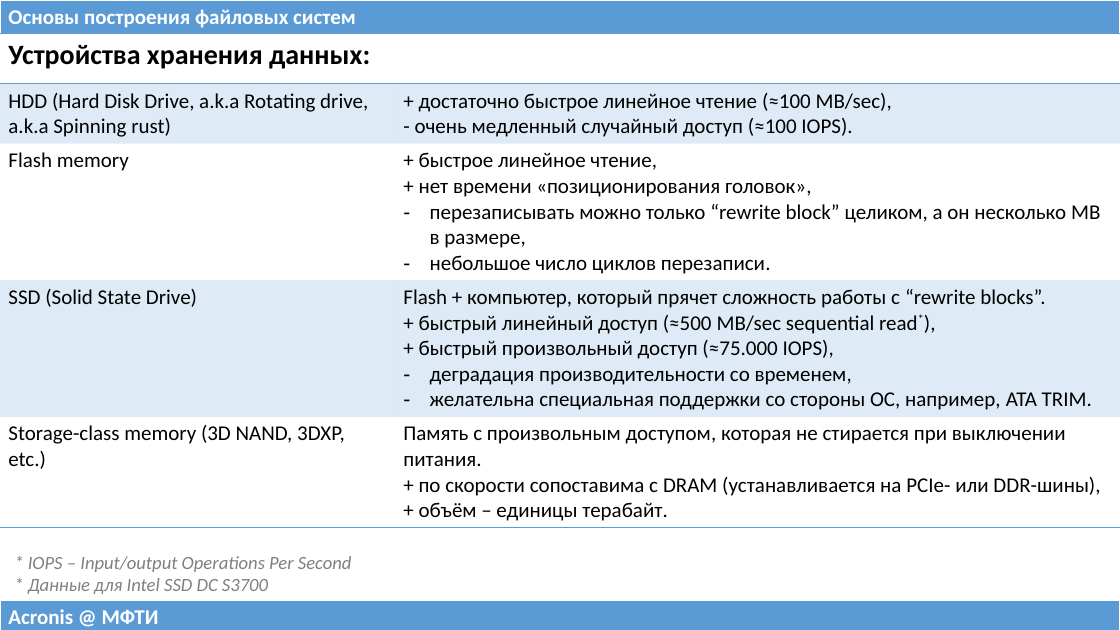
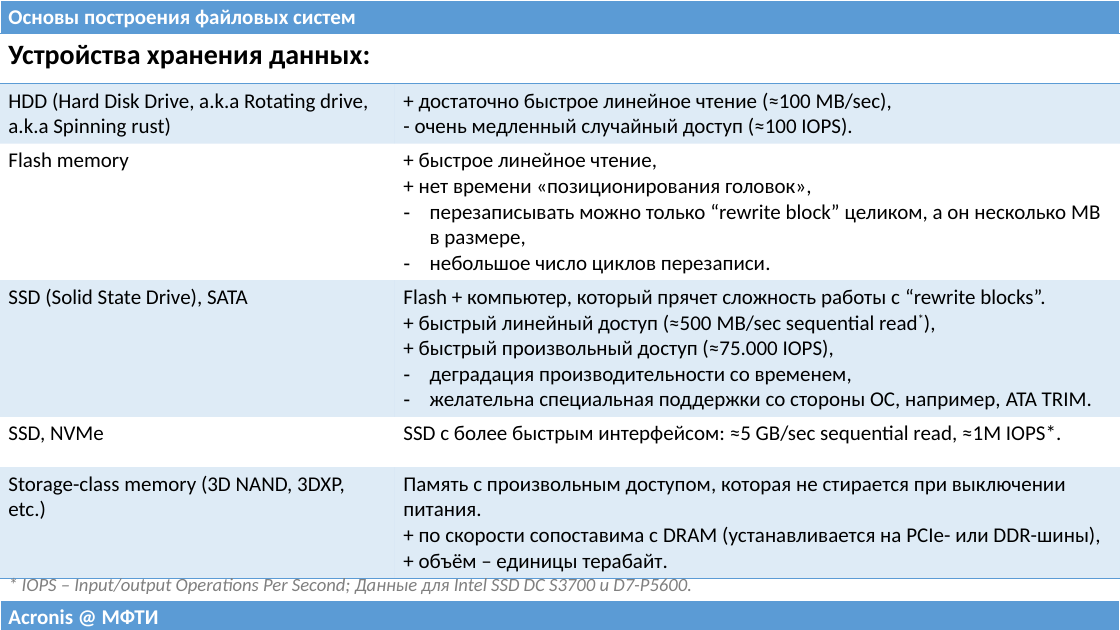
Before and after one commit to 75cc8545e7b021ed280ed0ef99fc7fc4/filesystems-101, a slide deck: slide 23 of talks/src/class00.pptx (slide 22 before the commit). Drawn at 1120x630 pixels with LibreOffice and Linux fonts; fonts in the diff are those of the drawing. Boxes give left, top, right and bottom in pixels: in the first picture for what was removed or moved away, otherwise in the second. Text is boxed around its words. In the diff, an @@ line names an element or a change of style, - is before the commit and + after.

Commit message:
Updated class00.
Added a footnote about the performance of more recent HDDs, and
provided ballpark performance figures for NVMe SSDs.

```diff
--- a/talks/src/class00.pptx
+++ b/talks/src/class00.pptx
@@ table at (x1=0, y1=34, x2=1120, y2=576) @@
-row 4: SSD (Solid State Drive) | Flash + компьютер, который прячет сложность работы с “rewrite blocks”. / + быстрый линейный доступ (≈500 MB/sec sequential read*), / + быстрый произвольный доступ (≈75.000 IOPS), / деградация производительности со временем, / желательна специальная поддержки со стороны ОС, например, ATA TRIM.
+row 4: SSD (Solid State Drive), SATA | Flash + компьютер, который прячет сложность работы с “rewrite blocks”. / + быстрый линейный доступ (≈500 MB/sec sequential read*), / + быстрый произвольный доступ (≈75.000 IOPS), / деградация производительности со временем, / желательна специальная поддержки со стороны ОС, например, ATA TRIM.
+row 5: SSD, NVMe | SSD с более быстрым интерфейсом: ≈5 GB/sec sequential read, ≈1M IOPS*.
@@ text at (x1=22, y1=578, x2=692, y2=594): text changed @@
-* IOPS – Input/output Operations Per Second
-* Данные для Intel SSD DC S3700
+* IOPS – Input/output Operations Per Second; Данные для Intel SSD DC S3700 и D7-P5600.
```
Also in this commit, not shown: 6 other slides changed, 1 slide added, 1 other file.
